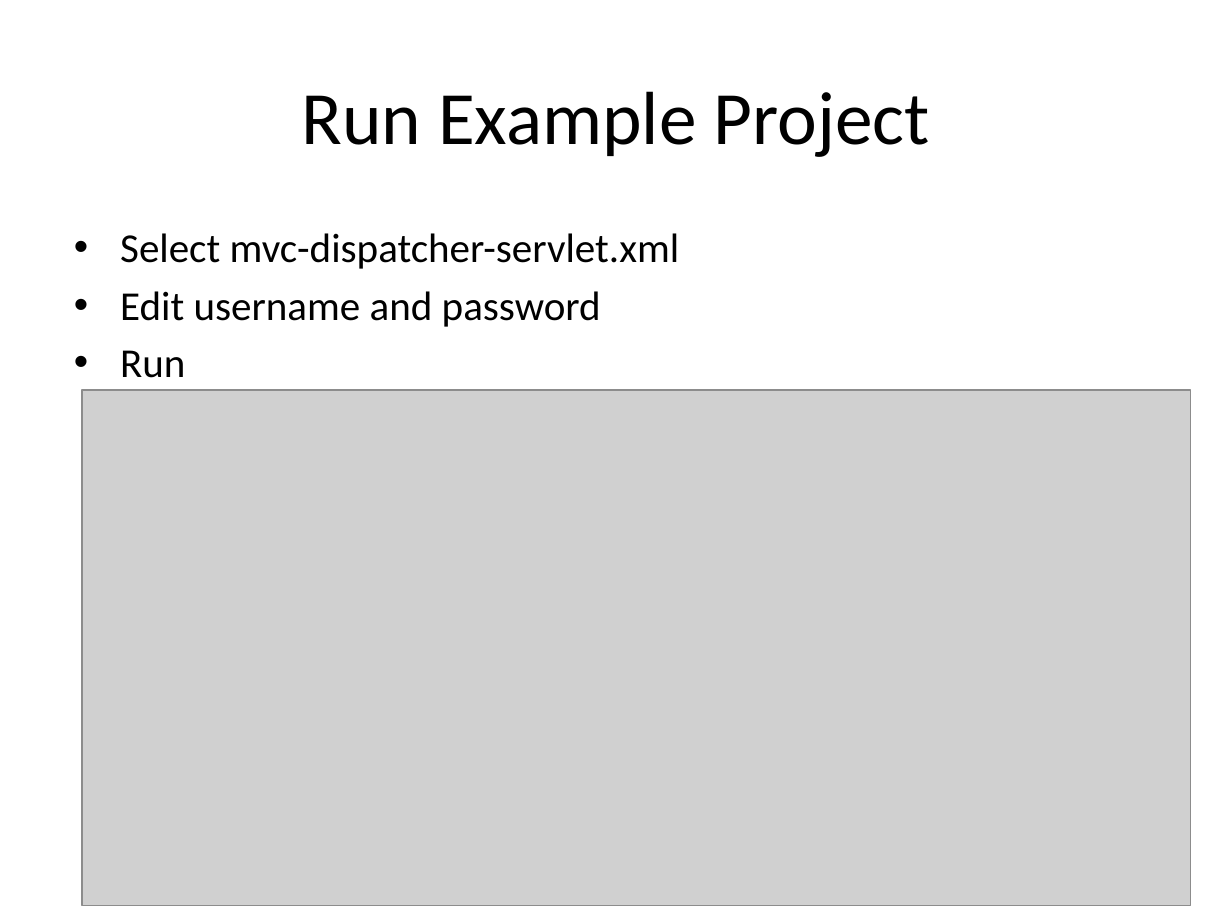
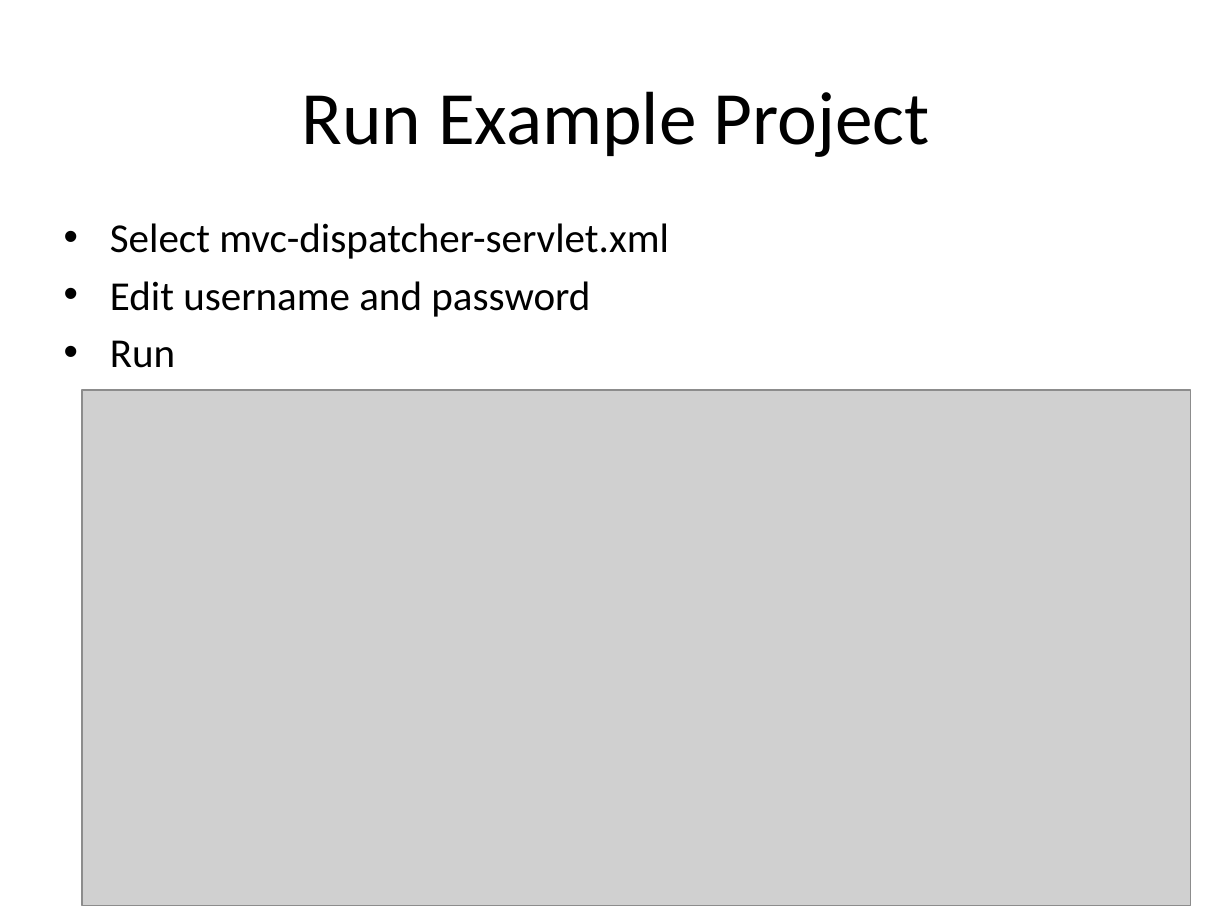
Before and after one commit to CapstoneTeam11/Document, a slide deck: slide 19 of Setup-Enviroment.pptx. Drawn at 1232x924 pixels with LibreOffice and Linux fonts; fonts in the diff are those of the drawing; grey boxes stand for pictures. Boxes give left, top, right and bottom in pixels: in the first picture for what was removed or moved away, otherwise in the second. Text is boxed around its words. In the diff, an @@ line names an element or a change of style, - is before the commit and + after.

```diff
--- a/Setup-Enviroment.pptx
+++ b/Setup-Enviroment.pptx
@@ text "Select mvc-dispatcher-servlet.xml": place and size @@
-text "Select mvc-dispatcher-servlet.xml" at (120, 233, 680, 378)
+text "Select mvc-dispatcher-servlet.xml" at (110, 223, 669, 368)
```
Also in this commit, not shown: 4 other slides changed, 5 slides added, 5 slides removed, 2 other files.
